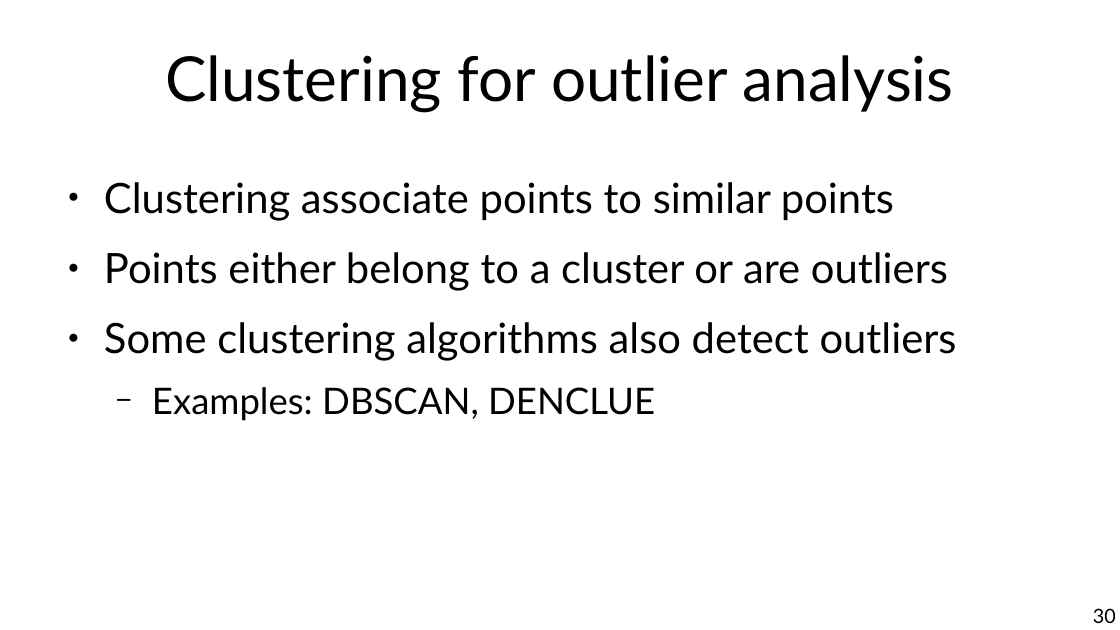
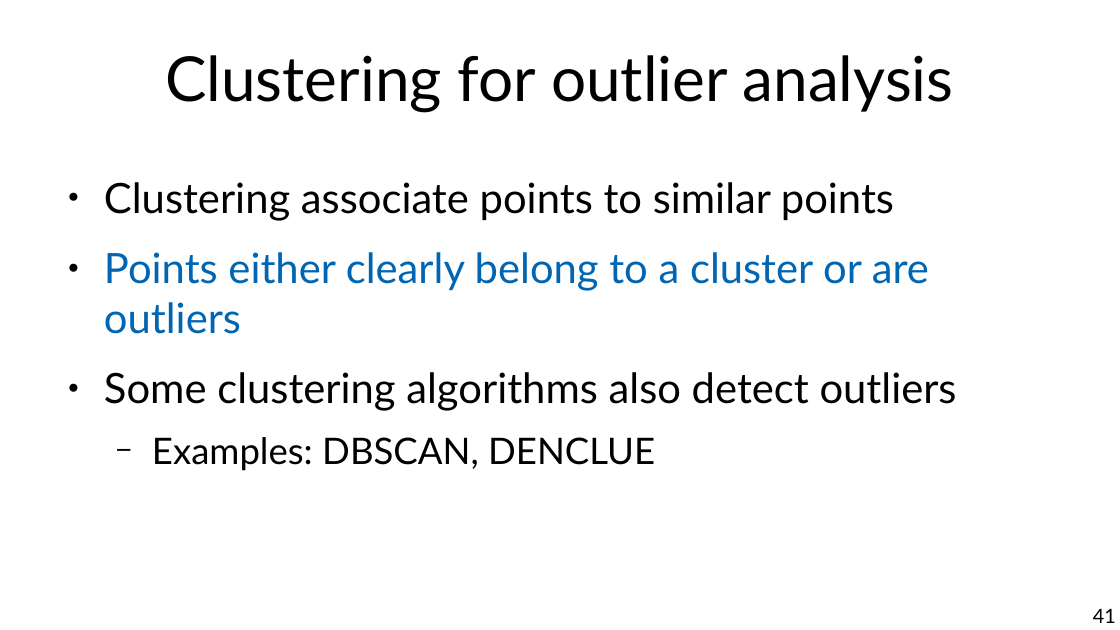
Before and after one commit to marco-calautti/data-mining-course, a slide deck: slide 41 of theory/tt09_outlier_detection.odp (slide 30 before the commit). Drawn at 1120x630 pixels with LibreOffice and Linux fonts; fonts in the diff are those of the drawing. Boxes give left, top, right and bottom in pixels: in the first picture for what was removed or moved away, otherwise in the second. Text is boxed around its words. In the diff, an @@ line names an element or a change of style, - is before the commit and + after.

```diff
--- a/theory/tt09_outlier_detection.odp
+++ b/theory/tt09_outlier_detection.odp
@@ text at (x1=104, y1=252, x2=929, y2=334): text changed; text colour #000000 to #0066B3 @@
-● Points either belong to a cluster or are outliers
+● Points either clearly belong to a cluster or are outliers
@@ page number at (x1=1093, y1=608, x2=1116, y2=623): text changed @@
-30
+41
```
Also in this commit, not shown: 26 other slides changed, 14 slides added, 2 slides removed.
